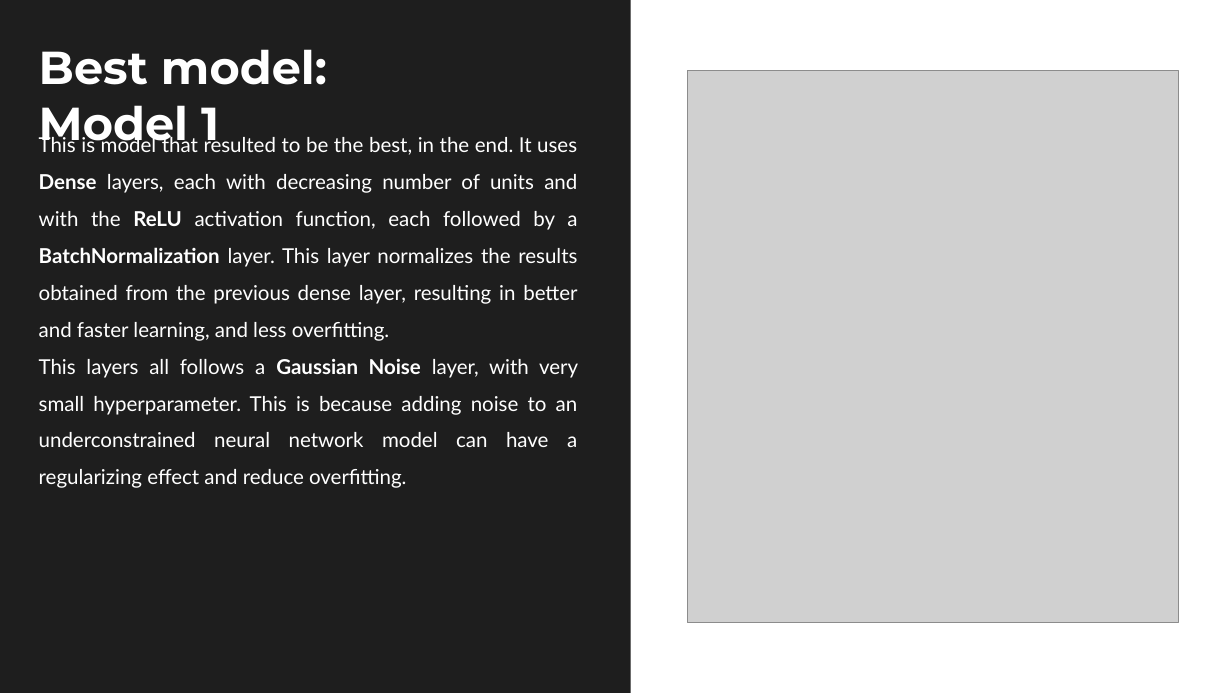
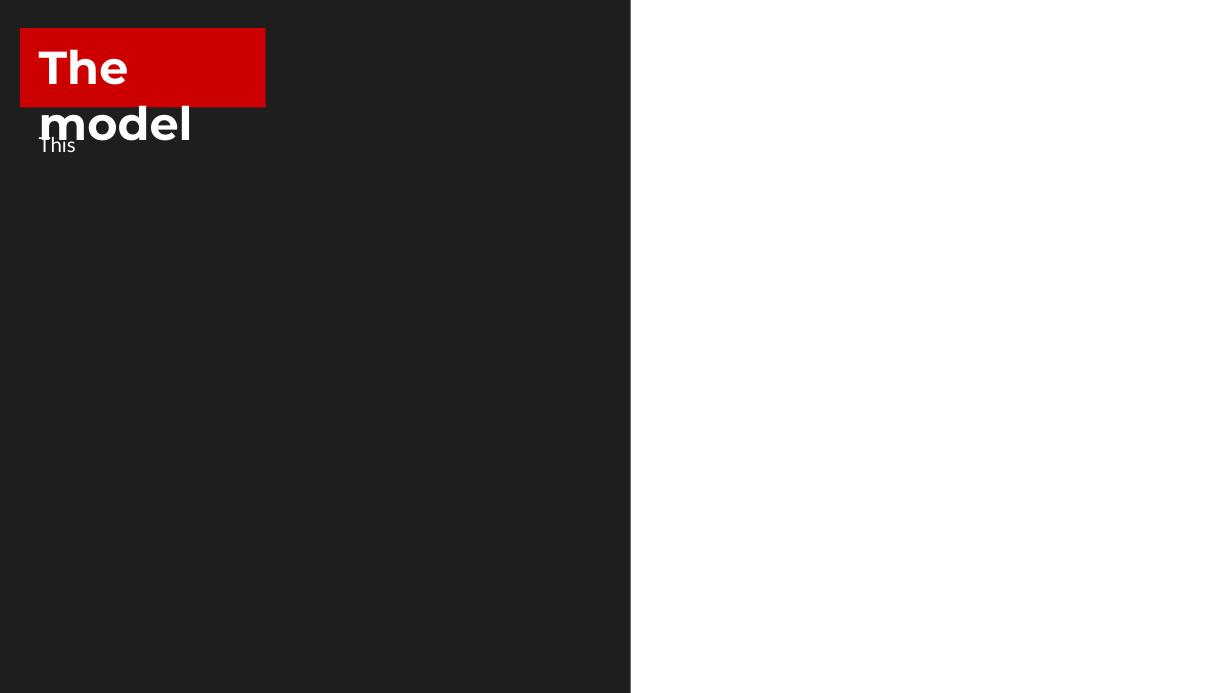
Before and after one commit to federicodeservi/TMS_project, a slide deck: slide 6 of presentation/presentation.pptx. Drawn at 1232x693 pixels with LibreOffice and Linux fonts; fonts in the diff are those of the drawing; grey boxes stand for pictures. Boxes give left, top, right and bottom in pixels: in the first picture for what was removed or moved away, otherwise in the second. Text is boxed around its words. In the diff, an @@ line names an element or a change of style, - is before the commit and + after.

```diff
--- a/presentation/presentation.pptx
+++ b/presentation/presentation.pptx
@@ rectangle added at (x1=20, y1=28, x2=266, y2=107), fill #CC0001 @@
@@ text at (x1=39, y1=49, x2=193, y2=151): text changed @@
-Best model: Model 1
+The model
@@ picture removed at (x1=688, y1=70, x2=1178, y2=623) @@
@@ text removed at (x1=39, y1=134, x2=578, y2=488) @@
-This is model that resulted to be the best, in the end. It uses Dense layers, each with decreasing number of units and with the ReLU activation function, each followed by a BatchNormalization layer. This layer normalizes the results obtained from the previous dense layer, resulting in better and faster learning, and less overfitting.
-This layers all follows a Gaussian Noise layer, with very small hyperparameter. This is because adding noise to an underconstrained neural network model can have a regularizing effect and reduce overfitting.
@@ text added at (x1=39, y1=134, x2=76, y2=152), 16 pt, text #FFFFFF @@
+This
```
Also in this commit, not shown: 9 other slides changed, 2 slides removed, 3 other files.
